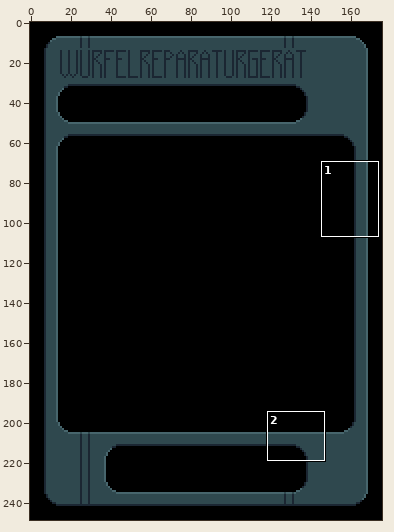
Pixel-art file, stored at bg.aseprite. The picture above shows the old version from afar; the outline marks the close-up.
Close-up. Old version:
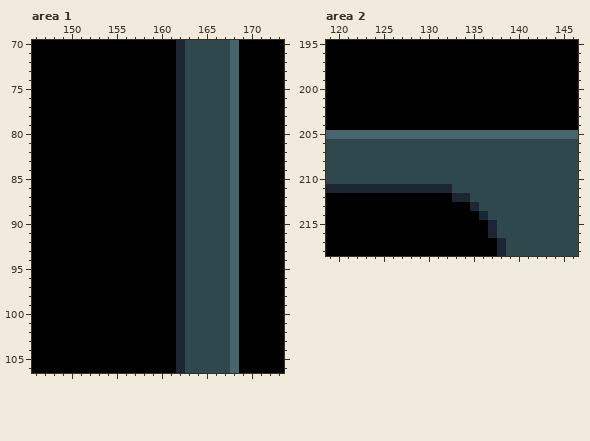
176x249 pixels, 1 frame. Shown: area 1: x 146..173, y 70..106; area 2: x 119..146, y 195..218. The commit also changed other parts of the picture, which this record leaves out.
After the commit:
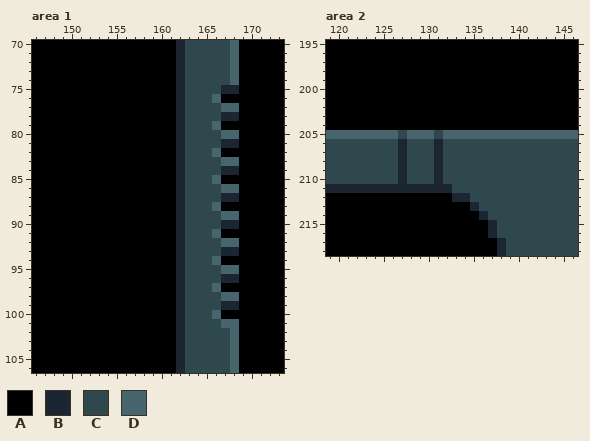
Palette (. is transparent): A #000000  B #1b2632  C #2f484e  D #47656c
Changes in this commit:
Area 1, layer "Layer 1":
y 75: x 167..168 CD -> BB
y 76: x 166..168 CCD -> DAA
y 77: x 167 C -> D
y 78: x 167..168 CD -> BB
y 79: x 166..168 CCD -> DAA
y 80: x 167 C -> D
y 81: x 167..168 CD -> BB
y 82: x 166..168 CCD -> DAA
y 83: x 167 C -> D
y 84: x 167..168 CD -> BB
y 85: x 166..168 CCD -> DAA
y 86: x 167 C -> D
y 87: x 167..168 CD -> BB
y 88: x 166..168 CCD -> DAA
y 89: x 167 C -> D
y 90: x 167..168 CD -> BB
y 91: x 166..168 CCD -> DAA
y 92: x 167 C -> D
y 93: x 167..168 CD -> BB
y 94: x 166..168 CCD -> DAA
y 95: x 167 C -> D
y 96: x 167..168 CD -> BB
y 97: x 166..168 CCD -> DAA
y 98: x 167 C -> D
y 99: x 167..168 CD -> BB
y 100: x 166..168 CCD -> DAA
y 101: x 167 C -> D
Area 2, layer "text":
y 205: x 127 D -> C; x 131 D -> C
y 206..210: x 127 C -> B; x 131 C -> B
